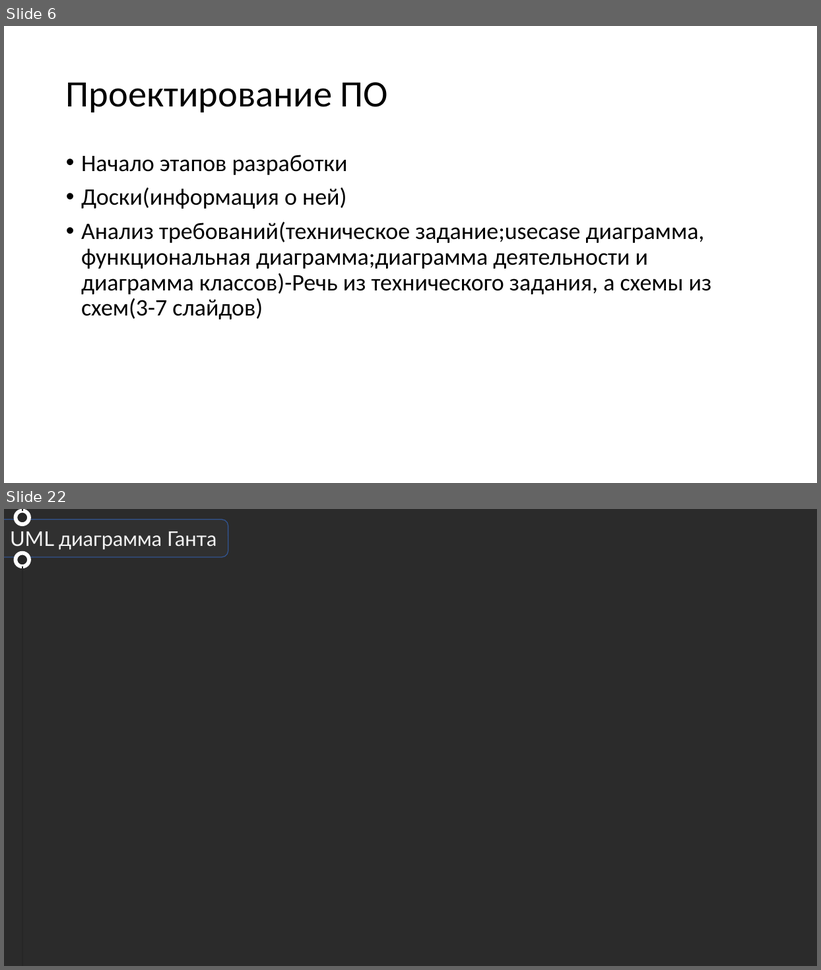
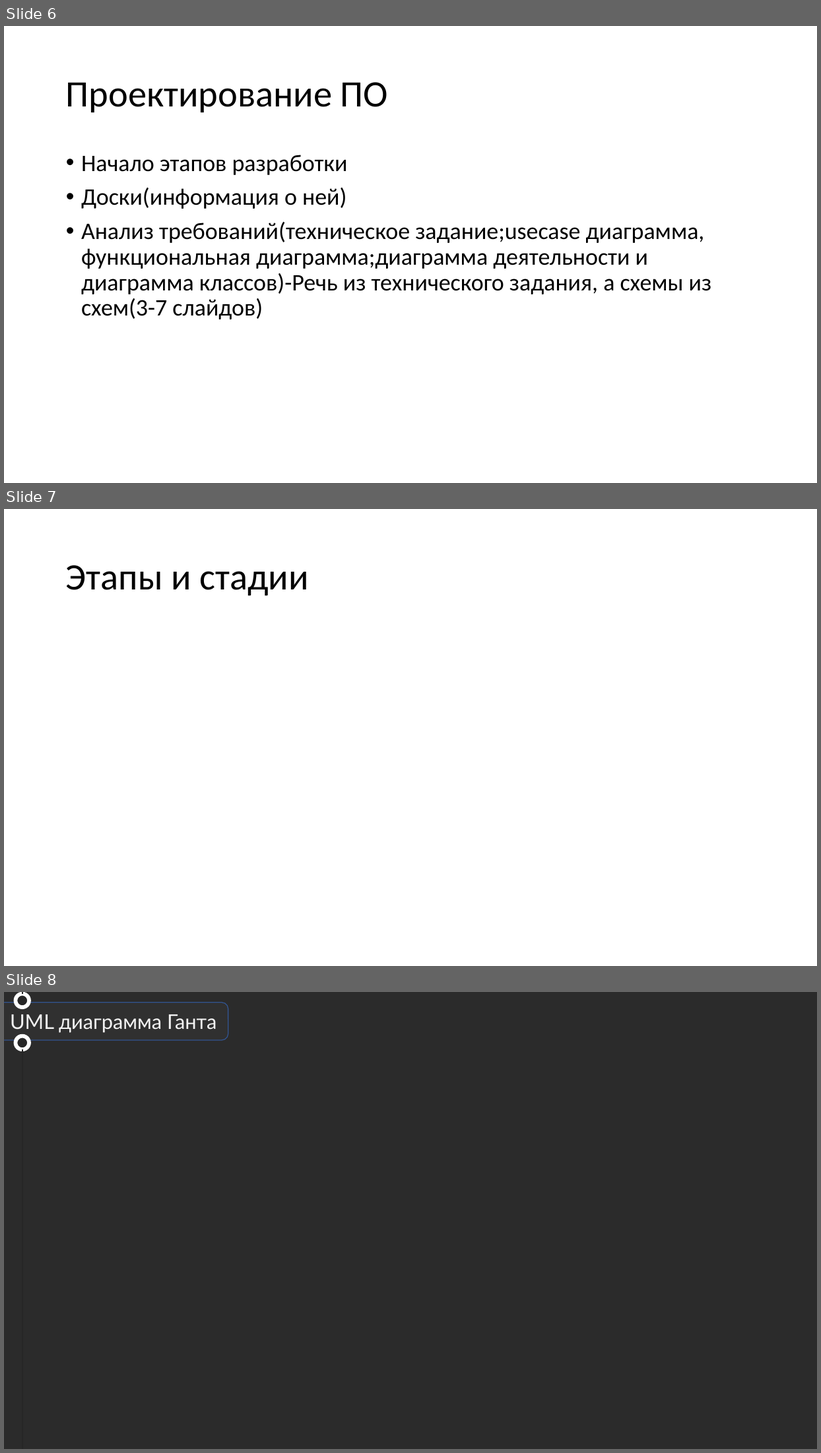
Before and after one commit to AigizIskuzhin/WriteMe, a slide deck: Documentation/Presentations/Презентация по веб-приложению.pptx. Shown one above the other, each under a label of ours: slides 6 and 22 before the commit, slides 6, 7 and 8 after it; the slides between them are not shown. The pictures are 821x970 and 821x1453 pixels, drawn with LibreOffice and Linux fonts; fonts in the diff are those of the drawing; background and template pictures are left out; a plain dark background stands for a picture behind light text. Boxes give left, top, right and bottom in pixels: in the first picture for what was removed or moved away, otherwise in the second. Text is boxed around its words. In the diff, an @@ line names an element or a change of style, - is before the commit and + after.

```diff
--- a/Documentation/Presentations/Презентация по веб-приложению.pptx
+++ b/Documentation/Presentations/Презентация по веб-приложению.pptx
@@ slide 7 added at <box>4,509,817,966</box>, background #FFFFFF @@
@@ title added at <box>66,565,309,596</box>, 44 pt, text #000000 @@
+Этапы и стадии
@@ what was slide 22 is now slide 8 @@
```
